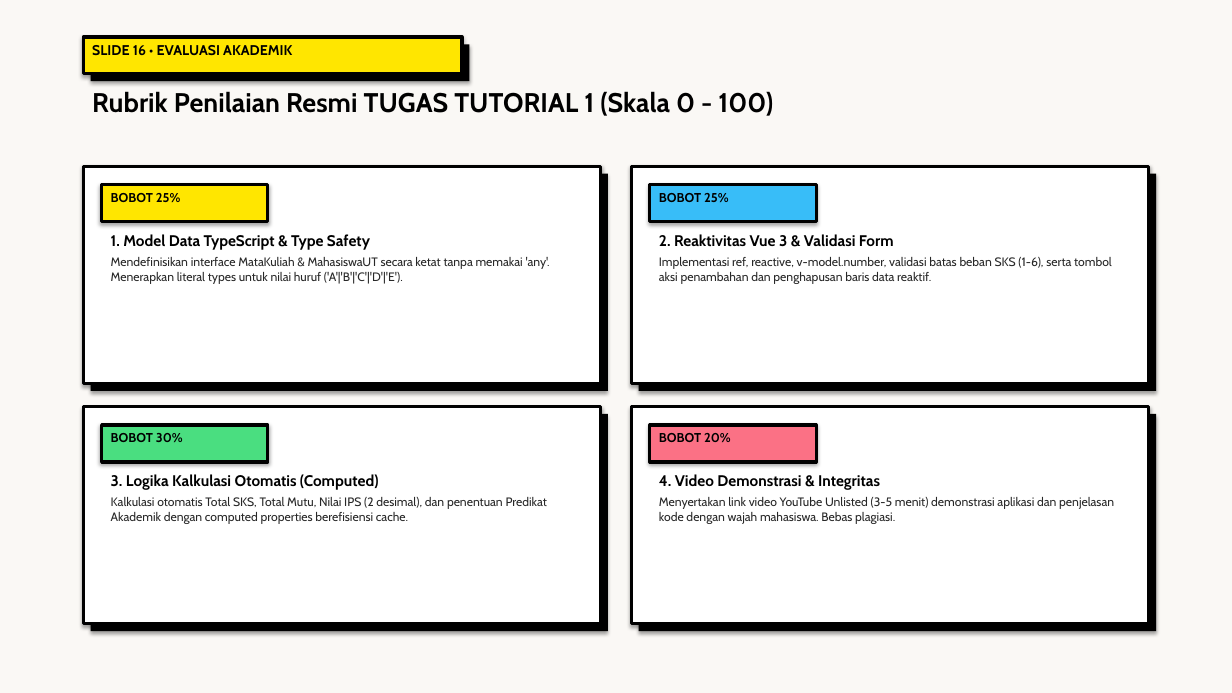
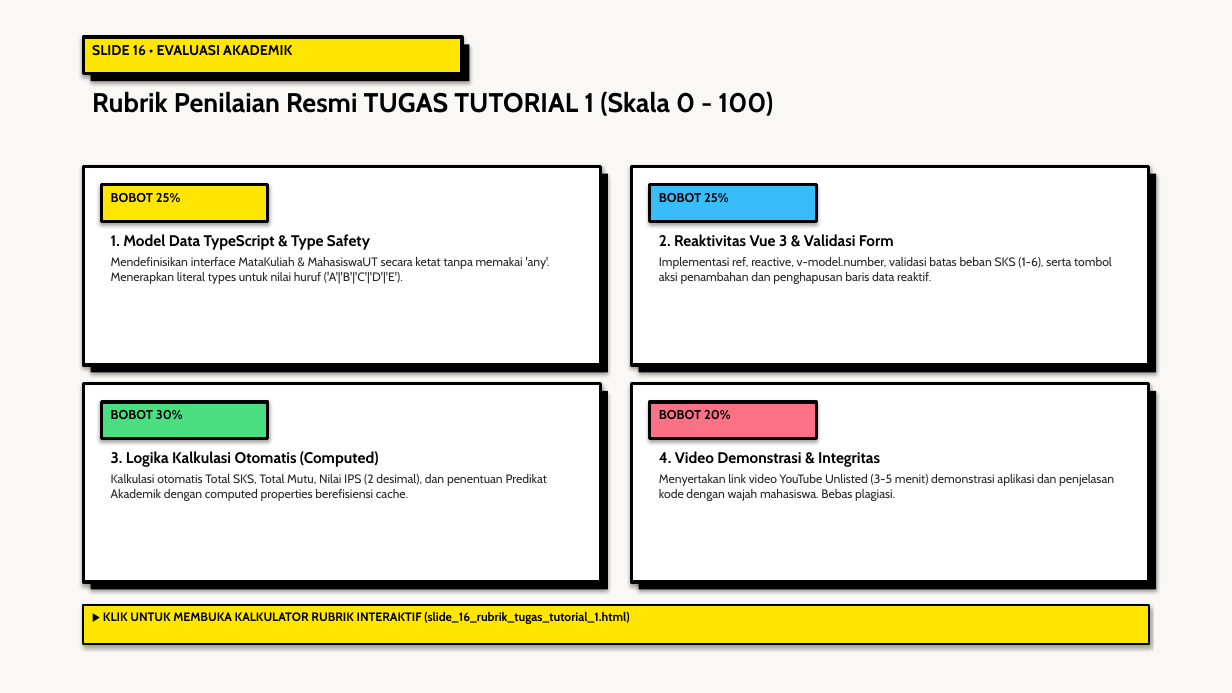
Before and after one commit to antonprafanto/tuweb_mobile2025, a slide deck: slide 16 of slide_presentasi/SESI_03_TypeScript_dan_Komposisi_Vue.pptx. Drawn at 1232x693 pixels with LibreOffice and Linux fonts; fonts in the diff are those of the drawing. Boxes give left, top, right and bottom in pixels: in the first picture for what was removed or moved away, otherwise in the second. Text is boxed around its words. In the diff, an @@ line names an element or a change of style, - is before the commit and + after.

Commit message:
feat(sesi-03): audit tuntas 18 berkas html ramah awam diagram svg valid xml naskah mermaid dan pptx tugas 1

```diff
--- a/slide_presentasi/SESI_03_TypeScript_dan_Komposisi_Vue.pptx
+++ b/slide_presentasi/SESI_03_TypeScript_dan_Komposisi_Vue.pptx
@@ rectangle: place and size @@
-rectangle at bbox=[83, 166, 601, 384]
+rectangle at bbox=[83, 166, 601, 365]
@@ rectangle: place and size @@
-rectangle at bbox=[91, 174, 608, 391]
+rectangle at bbox=[91, 174, 608, 372]
@@ rectangle: place and size @@
-rectangle at bbox=[631, 166, 1149, 384]
+rectangle at bbox=[631, 166, 1149, 365]
@@ rectangle: place and size @@
-rectangle at bbox=[639, 174, 1156, 391]
+rectangle at bbox=[639, 174, 1156, 372]
@@ rectangle: place and size @@
-rectangle at bbox=[83, 407, 601, 624]
+rectangle at bbox=[83, 384, 601, 582]
@@ rectangle: place and size @@
-rectangle at bbox=[631, 407, 1149, 624]
+rectangle at bbox=[631, 384, 1149, 582]
@@ rectangle: place and size @@
-rectangle at bbox=[91, 414, 608, 631]
+rectangle at bbox=[91, 391, 608, 590]
@@ rectangle: place and size @@
-rectangle at bbox=[639, 414, 1156, 631]
+rectangle at bbox=[639, 391, 1156, 590]
@@ 2 texts, 2 rectangles: place and size @@
-2 texts, 2 rectangles at bbox=[102, 425, 816, 462]
+2 texts, 2 rectangles at bbox=[102, 402, 816, 439]
@@ text "3. Logika Kalkulasi Otomatis (Computed)": place and size @@
-text "3. Logika Kalkulasi Otomatis (Computed)" at bbox=[111, 474, 547, 524]
+text "3. Logika Kalkulasi Otomatis (Computed)" at bbox=[111, 451, 547, 501]
@@ text "4. Video Demonstrasi & Integritas": place and size @@
-text "4. Video Demonstrasi & Integritas" at bbox=[659, 474, 1114, 524]
+text "4. Video Demonstrasi & Integritas" at bbox=[659, 451, 1114, 501]
@@ rectangle added at bbox=[83, 605, 1149, 644], fill #FFE600, outline #000000 1.5 pt @@
@@ text added at bbox=[103, 612, 629, 624], 9.5 pt, text #000000, bold @@
+▶ KLIK UNTUK MEMBUKA KALKULATOR RUBRIK INTERAKTIF (slide_16_rubrik_tugas_tutorial_1.html)
```
Also in this commit, not shown: 4 other slides changed, 21 other files.
